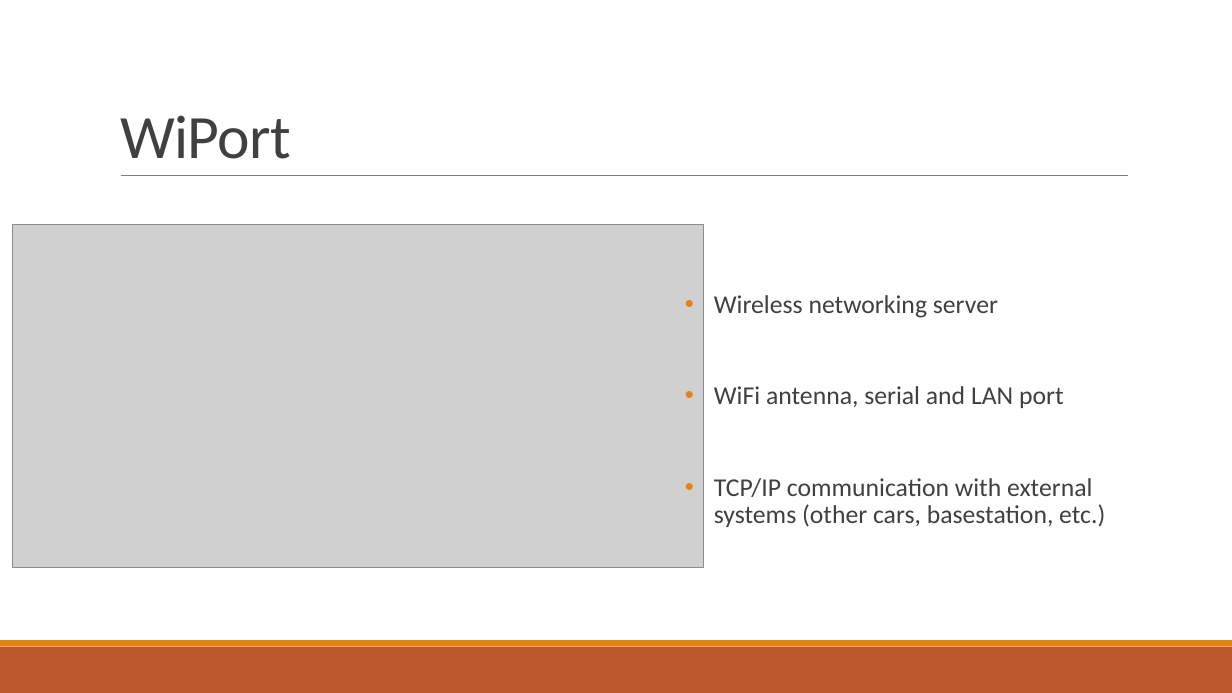
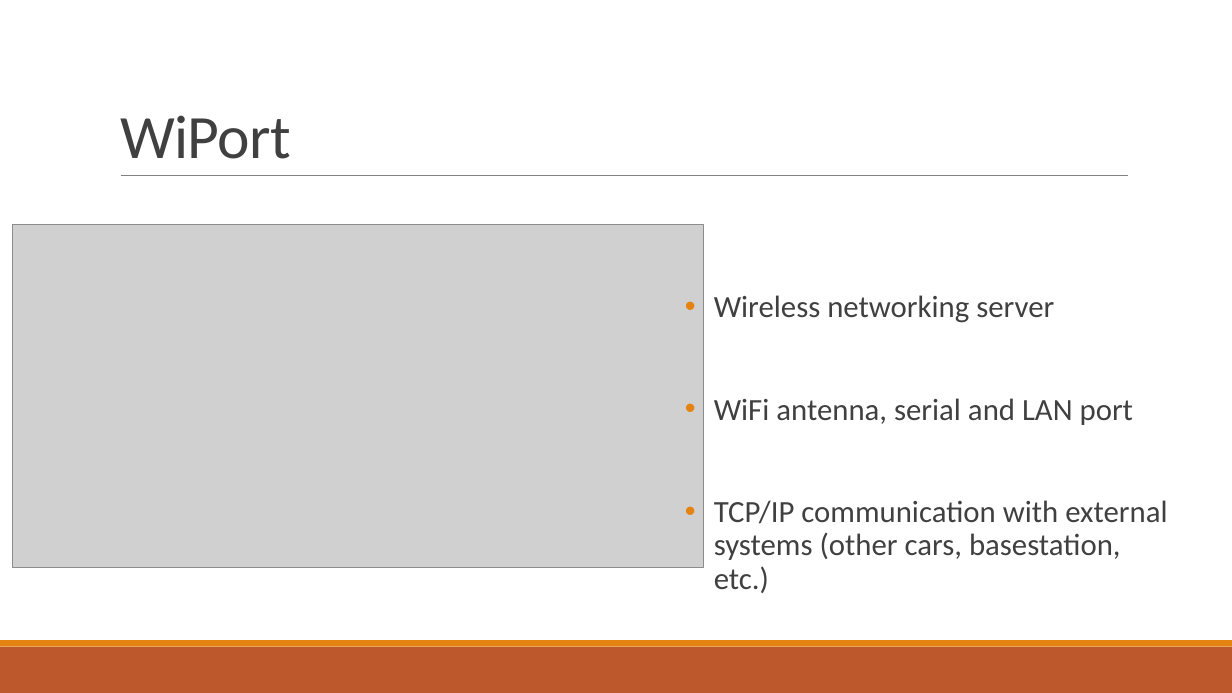
Before and after one commit to fjanssen/Car2X, a slide deck: slide 5 of doc/MidTerm.pptx. Drawn at 1232x693 pixels with LibreOffice and Linux fonts; fonts in the diff are those of the drawing; grey boxes stand for pictures. Boxes give left, top, right and bottom in pixels: in the first picture for what was removed or moved away, otherwise in the second. Text is boxed around its words. In the diff, an @@ line names an element or a change of style, - is before the commit and + after.

```diff
--- a/doc/MidTerm.pptx
+++ b/doc/MidTerm.pptx
@@ text "Wireless networking server" at <box>714,295,1167,593</box>: size 20 to 24 pt @@
```
Also in this commit, not shown: 3 other slides changed.
